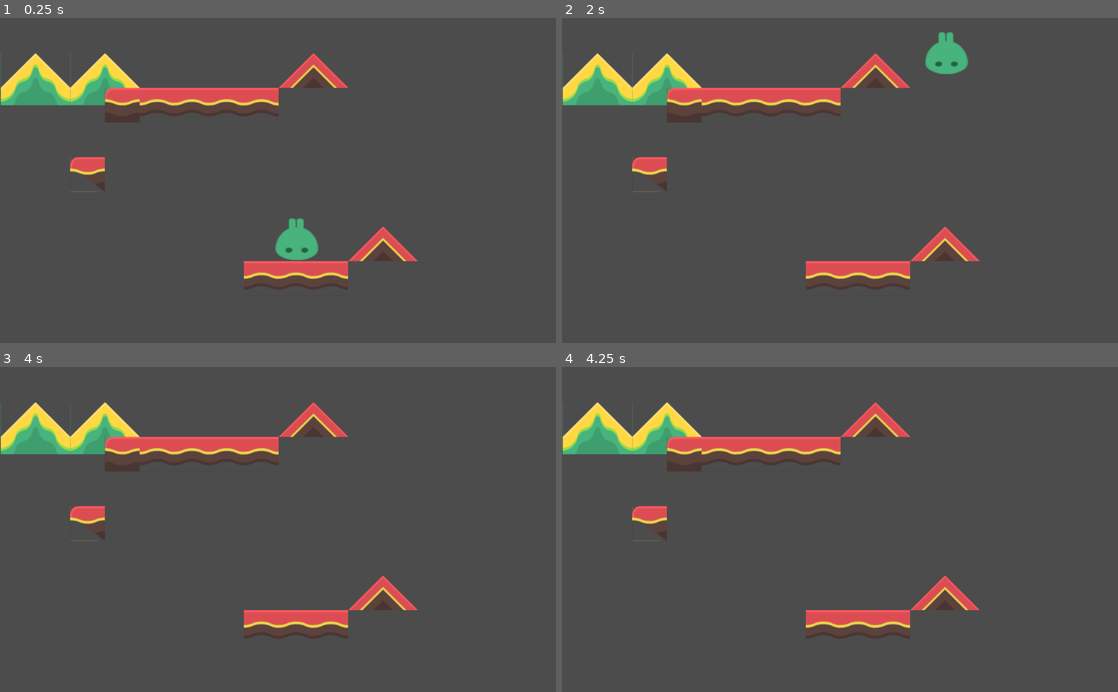
Above: before the commit, frames 1-4 (two rows, left to right).
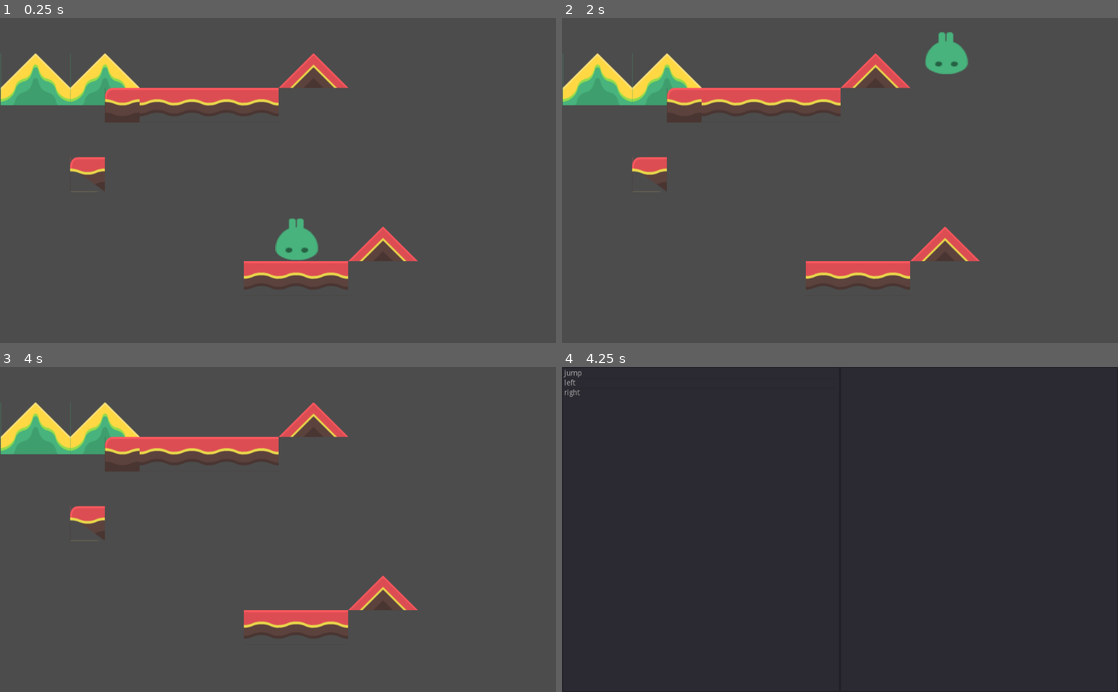
Above: after the commit, the same moments.

Repository: onsetsu/GameJam6
Game: Godot game, scene res://Scenes/MainLevel.tscn
The game is run twice, just before and just after one commit, with the same random seed, the same clock (stepped at 60 frames per second) and the same inputs.
Inputs:
- Up to frame 1 (0.25 s): no input
- Up to frame 2 (2 s): tap Enter at 0.5 s; hold G 0.53-1.28 s; hold Right (ui_right) from 0.53 s (still down); tap Space (ui_select) at 0.77, 1.52 s; tap G at 1.35 s
- Up to frame 3 (4 s): release Right (ui_right) at 2.03 s; hold Left (ui_left) 2.03-2.78 s; hold G 2.03-2.78 s; tap Space (ui_select) at 2.75, 3.02, 3.77 s; hold Right (ui_right) from 2.78 s (still down); tap G at 2.85 s; tap Enter at 3.5 s; hold G from 3.53 s (still down)
- Up to frame 4 (4.25 s): keep holding Right (ui_right); keep holding G; tap Escape (ui_cancel) at 4.15 s

Frames 1-3 are identical in both runs. In frame 4, 100% of the frame differs, in the area x 0-100%, y 0-100%.

Commit message:
Use new scene name in scene changing

Diff:
--- a/GameOneButton/Scenes/MainLevel.tscn
+++ b/GameOneButton/Scenes/MainLevel.tscn
@@ -1,7 +1,9 @@
-[gd_scene load_steps=8 format=2]
+[gd_scene load_steps=10 format=2]
 
-[ext_resource path="res://Sprites/abstract-platformer-370-assets/Tilesheet/tilesheet_complete.png" type="Texture" id=1]
-[ext_resource path="res://Scenes/Player.tscn" type="PackedScene" id=2]
+[ext_resource path="res://Scripts/ExecutePhase.gd" type="Script" id=1]
+[ext_resource path="res://Scripts/InputManager.gd" type="Script" id=2]
+[ext_resource path="res://Sprites/abstract-platformer-370-assets/Tilesheet/tilesheet_complete.png" type="Texture" id=3]
+[ext_resource path="res://Scenes/Player.tscn" type="PackedScene" id=4]
 
 [sub_resource type="ConvexPolygonShape2D" id=1]
 points = PoolVector2Array( 0, 0, 64, 0, 64, 64, 0, 64 )
@@ -92,6 +94,10 @@
 4/z_index = 0
 
 [node name="Node2D" type="Node2D"]
+script = ExtResource( 1 )
+
+[node name="InputManager" type="Node" parent="."]
+script = ExtResource( 2 )
 
 [node name="TileMap" type="TileMap" parent="."]
 position = Vector2( 1.48128, 0.740631 )
--- a/GameOneButton/Scripts/PlanningPhase.gd
+++ b/GameOneButton/Scripts/PlanningPhase.gd
@@ -11,7 +11,7 @@
 # Called every frame. 'delta' is the elapsed time since the previous frame.
 func _process(delta):
 	if Input.is_action_just_pressed("ui_cancel"):
-		var game_scene = load("res://Scenes/TestMap.tscn")
+		var game_scene = load("res://Scenes/MainLevel.tscn")
 		var executePhase = instance_into_root(game_scene)
 		executePhase.get_node("InputManager").set_actions(queuedActions.get_actions());
 		remove_node(self)
Not shown: 6 places in GameOneButton/Scenes/MainLevel.tscn that only renumber resources
